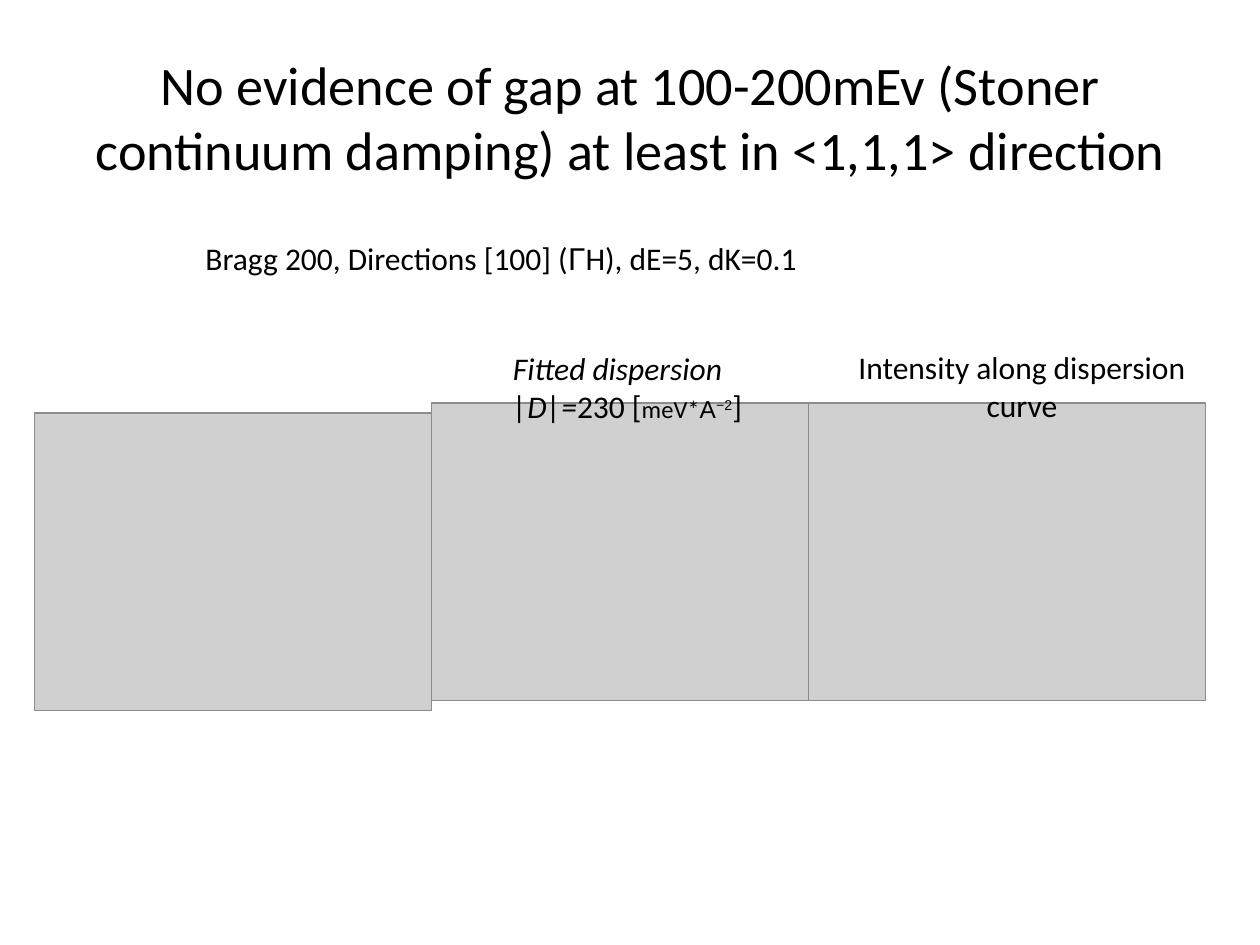
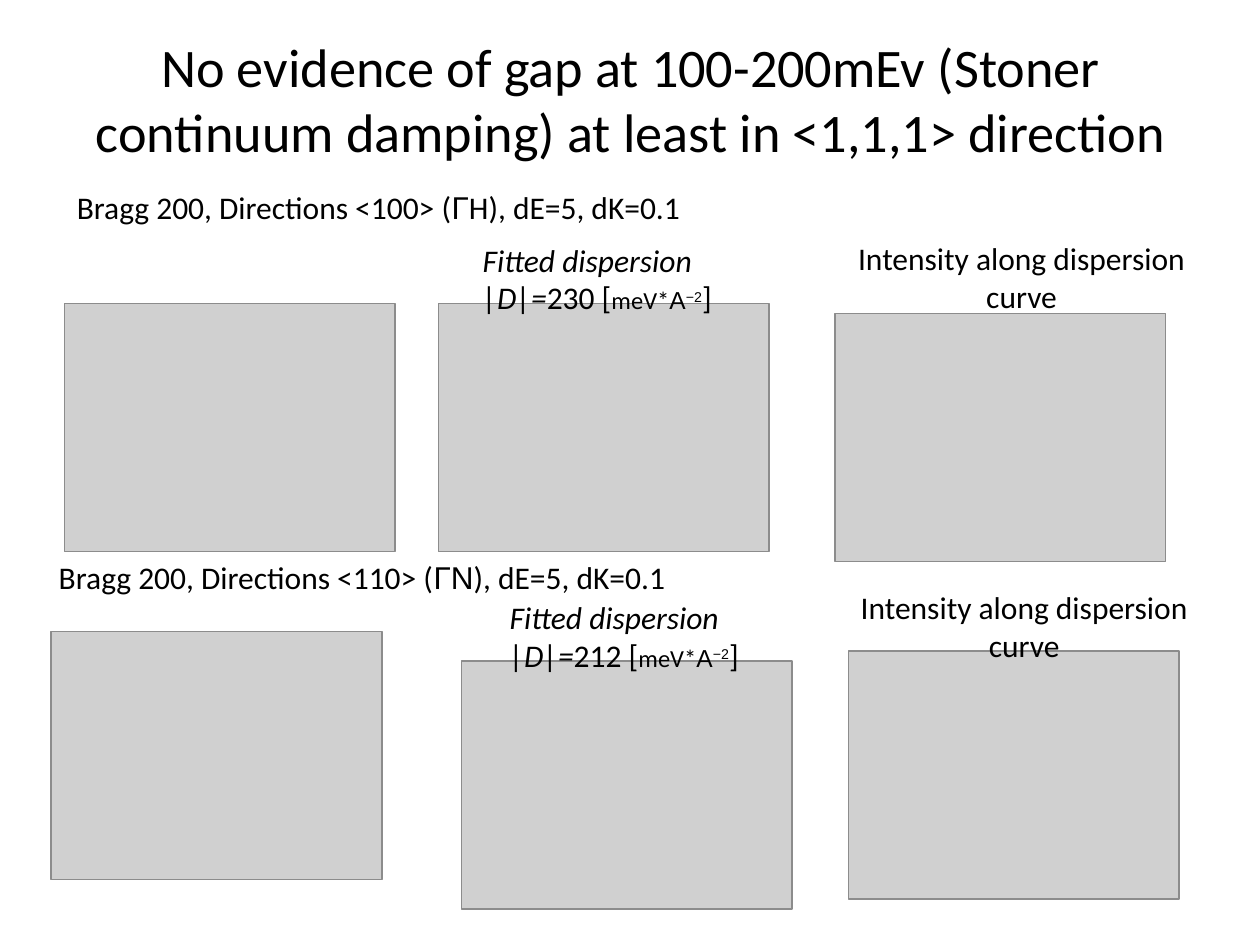
Before and after one commit to abuts/Fe, a slide deck: slide 5 of SpinWaveExcitationsInFe.pptx. Drawn at 1260x945 pixels with LibreOffice and Linux fonts; fonts in the diff are those of the drawing; grey boxes stand for pictures. Boxes give left, top, right and bottom in pixels: in the first picture for what was removed or moved away, otherwise in the second. Text is boxed around its words. In the diff, an @@ line names an element or a change of style, - is before the commit and + after.

```diff
--- a/SpinWaveExcitationsInFe.pptx
+++ b/SpinWaveExcitationsInFe.pptx
@@ title "No evidence of gap at ...": place and size @@
-title "No evidence of gap at ..." at [96,65,1164,180]
+title "No evidence of gap at ..." at [96,47,1164,162]
@@ text at [77,196,679,225]: text changed @@
-Bragg 200, Directions [100] (ΓH), dE=5, dK=0.1
+Bragg 200, Directions <100> (ΓH), dE=5, dK=0.1
@@ text "Intensity along dispersion" rewrapped from [858,357,1185,418] to [858,248,1184,316] @@
@@ text added at [483,250,702,314], 18 pt, text #000000, italic @@
+Fitted dispersion
+|D|=230 [meV*Α−2]
@@ picture: place and size @@
-picture at [35,413,432,711]
+picture at [64,304,394,552]
@@ picture: place and size @@
-picture at [432,403,829,701]
+picture at [438,304,769,552]
@@ picture: place and size @@
-picture at [809,403,1206,701]
+picture at [835,314,1166,562]
@@ text added at [59,566,665,595], 18 pt, text #000000 @@
+Bragg 200, Directions <110> (ΓΝ), dE=5, dK=0.1
@@ text "Fitted dispersion": place and size @@
-text "Fitted dispersion" at [513,358,732,423]
+text "Fitted dispersion" at [510,607,729,672]
@@ text added at [861,597,1187,658], 18 pt, text #000000 @@
+Intensity along dispersion
+curve
@@ picture added at [52,631,383,879] @@
@@ text at [510,640,729,672]: text changed @@
-|D|=230 [meV*Α−2]
+|D|=212 [meV*Α−2]
@@ picture added at [848,651,1179,900] @@
@@ picture added at [461,662,793,910] @@
```
Also in this commit, not shown: 1 other slide changed, 2 other files.
